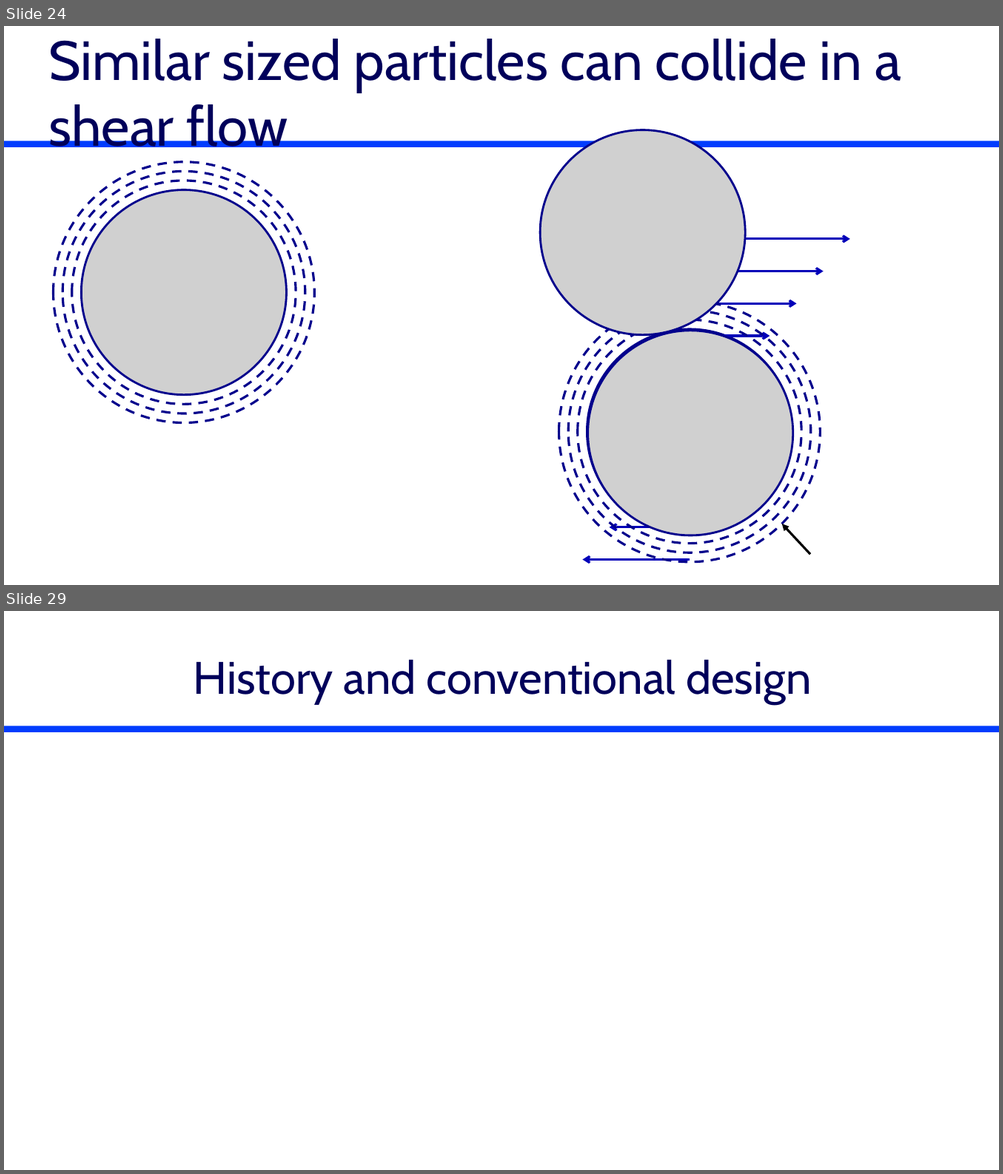
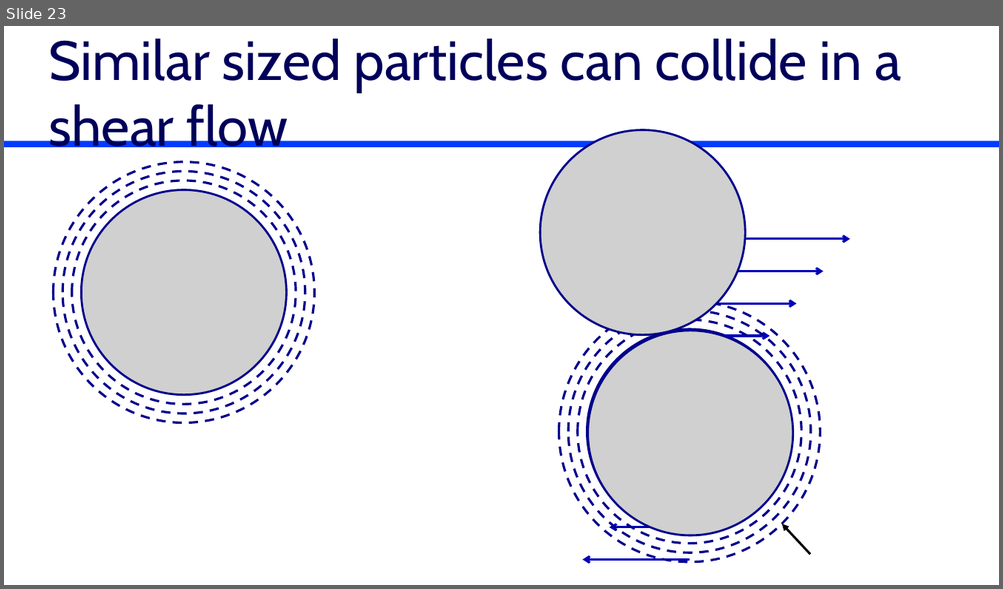
Before and after one commit to monroews/CEE4520Lectures, a slide deck: Flocculation Introduction.pptx. Shown one above the other, each under a label of ours: slides 24 and 29 before the commit, slide 23 after it; the slides between them are not shown. The pictures are 1003x1174 and 1003x589 pixels, drawn with LibreOffice and Linux fonts; fonts in the diff are those of the drawing; grey boxes stand for pictures; background and template pictures are left out. Boxes give left, top, right and bottom in pixels: in the first picture for what was removed or moved away, otherwise in the second. Text is boxed around its words. In the diff, an @@ line names an element or a change of style, - is before the commit and + after.

```diff
--- a/Flocculation Introduction.pptx
+++ b/Flocculation Introduction.pptx
@@ slide 29 removed at [4,611,999,1170], background #FFFFFF; not listed: 1 template element that a slide beside it also shows @@
@@ title removed at [193,659,811,704] @@
-History and conventional design
@@ what was slide 24 is now slide 23 @@
```
Also in this commit, not shown: 9 slides changed, 5 slides added, 4 other slides removed.
